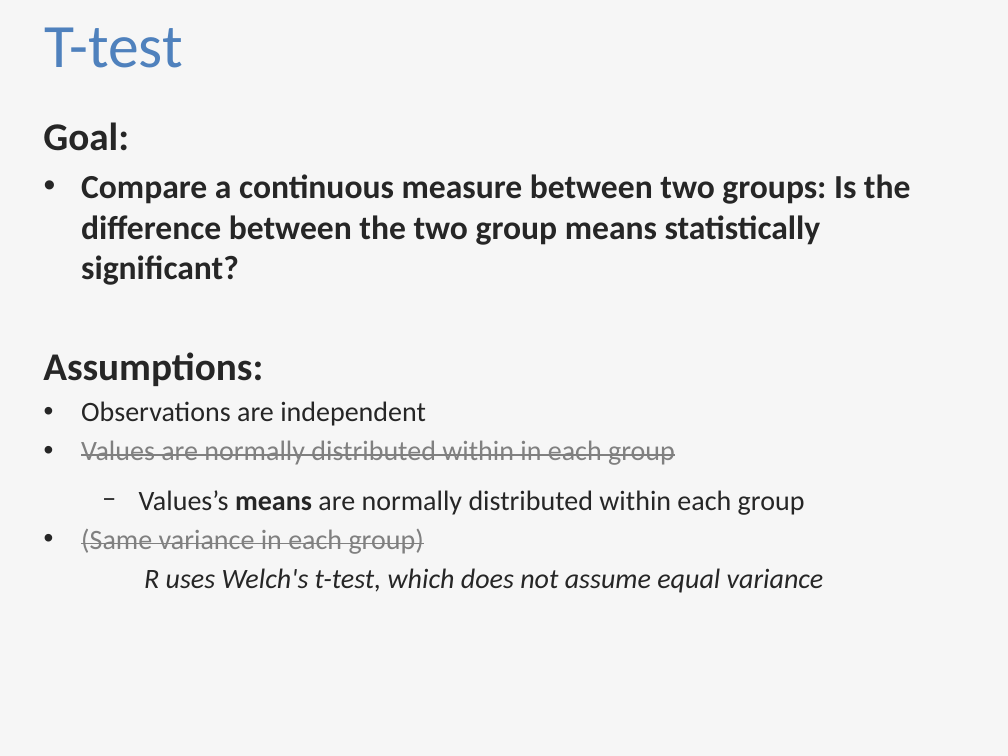
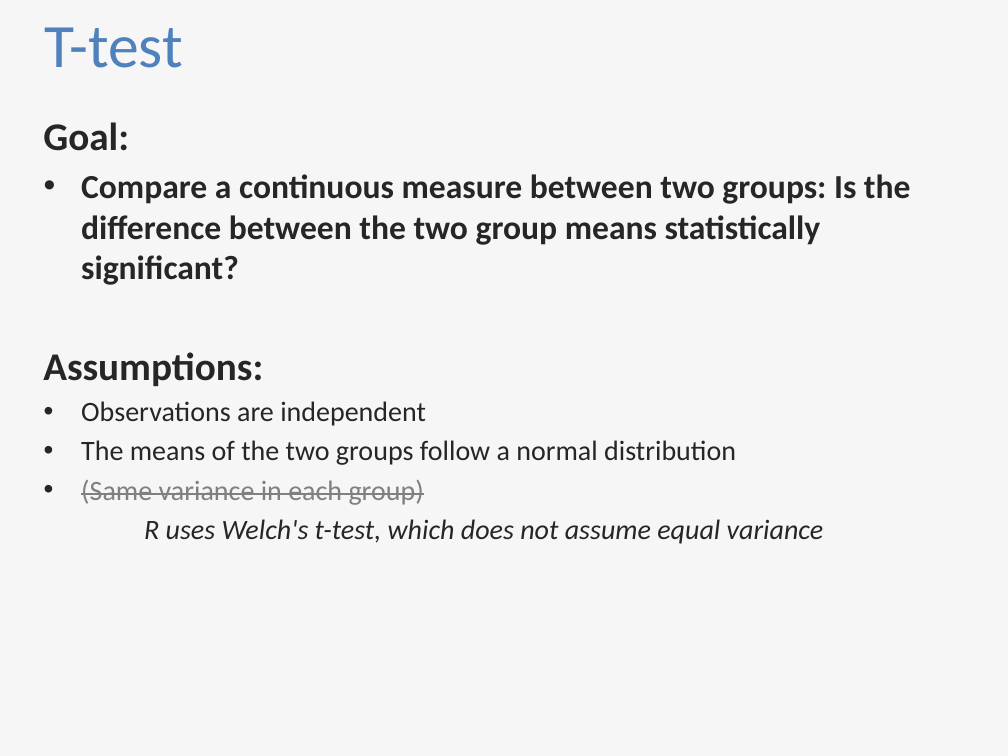
Before and after one commit to sib-swiss/first-steps-with-R-training, a slide deck: slide 9 of assets/pptx/First-steps-with-R_day2_afternoon.pptx (slide 11 before the commit). Drawn at 1008x756 pixels with LibreOffice and Linux fonts; fonts in the diff are those of the drawing. Boxes give left, top, right and bottom in pixels: in the first picture for what was removed or moved away, otherwise in the second. Text is boxed around its words. In the diff, an @@ line names an element or a change of style, - is before the commit and + after.

```diff
--- a/assets/pptx/First-steps-with-R_day2_afternoon.pptx
+++ b/assets/pptx/First-steps-with-R_day2_afternoon.pptx
@@ text at bbox=[81, 440, 736, 465]: text changed @@
-• Values are normally distributed within in each group
-  − Values’s means are normally distributed within each group
+• The means of the two groups follow a normal distribution
```
Also in this commit, not shown: 7 other slides changed, 2 slides removed, 17 other files.
